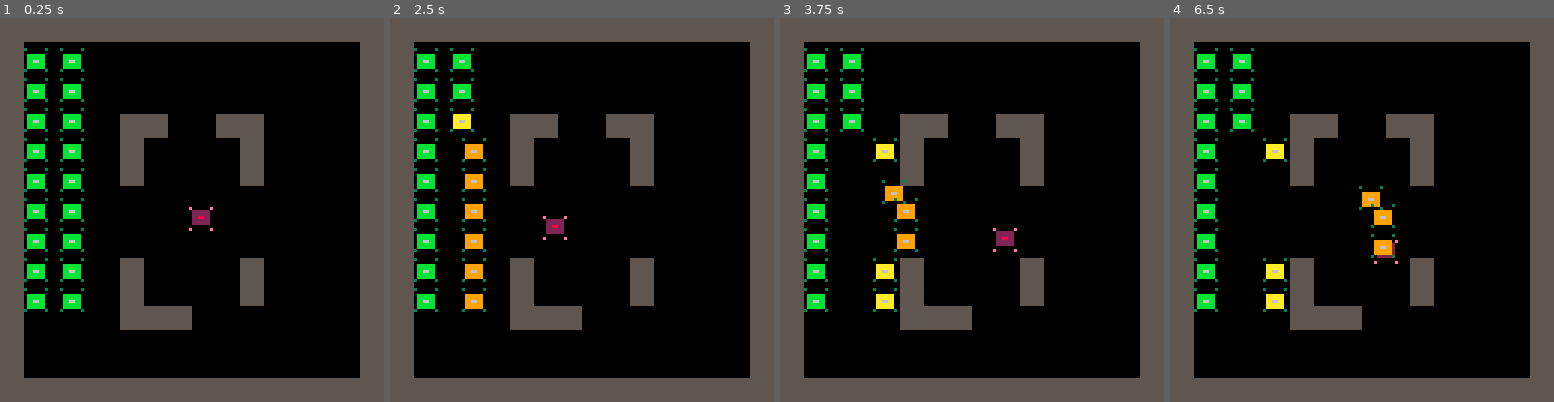
Above: before the commit, frames 1-4 (left to right).
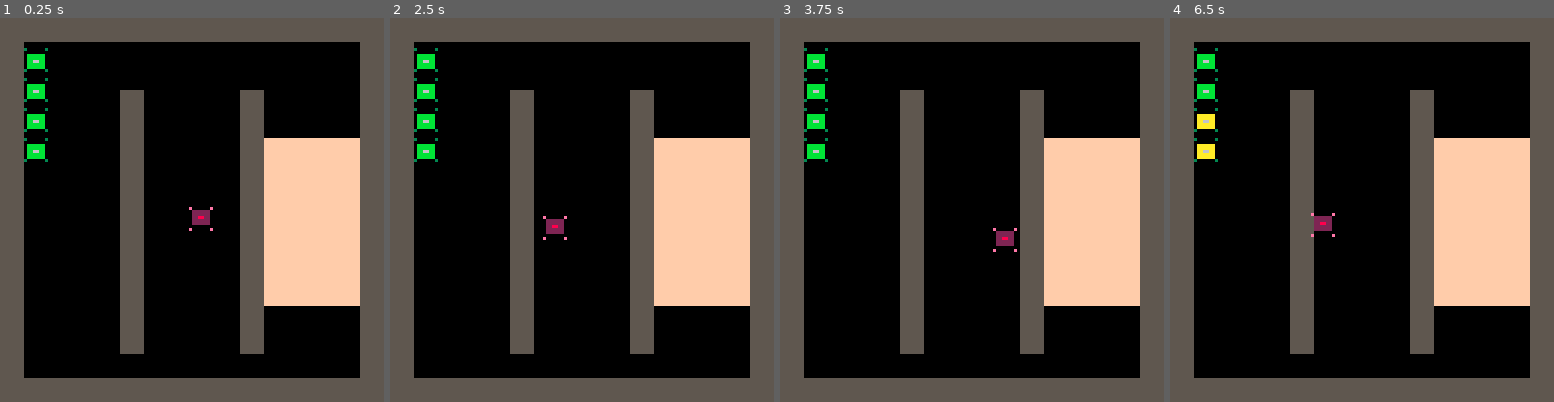
Above: after the commit, the same moments.

Repository: RobertoFreireFerrazPassos/pico8
Game: PICO-8 cartridge pico8topdowntutorial.p8
The game is run twice, just before and just after one commit, with the same random seed, the same clock (stepped at 60 frames per second) and the same inputs.
Inputs:
- Up to frame 1 (0.25 s): no input
- Up to frame 2 (2.5 s): tap O (Z key) at 0.33, 0.7, 1.43, 2.22 s; tap X (X key) at 1.07, 2.07, 2.4 s; hold Left 1.97-2.37 s; hold Down from 2.42 s (still down)
- Up to frame 3 (3.75 s): tap X (X key) every 0.33 s from 2.73 to 3.73 s; release Down at 2.82 s; hold Right 2.87-3.53 s; tap O (Z key) at 3.1 s; hold Up from 3.58 s (still down)
- Up to frame 4 (6.5 s): tap O (Z key) at 3.98, 4.87, 5.75 s; tap X (X key) every 0.33 s from 4.07 to 6.4 s; release Up at 4.08 s; hold Right 4.13-4.53 s; hold Down 4.58-5.08 s; hold Left 5.13-5.8 s; hold Up 5.85-6.18 s; hold Left from 6.23 s (still down)

The runs differ from the first frame. In frame 1, 20% of the frame differs, in the area x 6-94%, y 7-88%; in frame 2, 20%; in frame 3, 19%; in frame 4, 20%.

Commit message:
create next level logic

Diff:
--- a/pico8topdowntutorial.p8
+++ b/pico8topdowntutorial.p8
@@ -2,14 +2,19 @@
 version 41
 __lua__
 function _init()
-	generateenemies()
+
 end
 
 function _update()
+	if nextlv then
+		nextlv=false
+		generatlevel()
+	end
 	foreach(enemies, function(e)
 		e:control()
 	end)
 	p:control()
+	passlevel()
 end
 
 function _draw()
@@ -226,38 +231,49 @@
 			spr(sprt,x,y)
 		end
 })
-
-function generateenemies()
+-->8
+-- levels --
+function generatlevel()
 	enemies={}
 	foreach(levels[crrtlv].enemies, function (e)
 		add(enemies,enemy:new({x=e[1],y=e[2]}))
 	end)
 end
--->8
--- levels --
+
+function passlevel()
+	if levels[crrtlv].pass() then
+		crrtlv+=1
+		nextlv=true
+	end
+end
+
 crrtlv=1
+nextlv=true
 levels = {
 	{
 		enemies={
-			{8,10},
-			{8,20},
-			{8,30},
-			{8,40},
-			{8,50},
-			{8,60},
-			{8,70},
-			{8,80},
-			{8,90},
-			{20,10},
-			{20,20},
-			{20,30},
-			{20,40},
-			{20,50},
-			{20,60},
-			{20,70},
-			{20,80},
-			{20,90}
-		}
+			{8,10},{8,20},{8,30},{8,40},
+			--{8,50},{8,60},{8,70},{8,80},
+			--{20,10},{20,20},{20,30},{20,40},
+			--{20,50},{20,60},{20,70},{20,80},
+		},
+		pass=function()
+			local c=0
+			foreach(enemies, function(e)
+				if pointcollideflag(e.x,e.y,2) then
+					c+=1
+				end
+			end)
+
+			return #enemies == c
+		end
+	},
+	{
+		enemies={
+			{8,10}
+		},
+		pass=function(enemies)
+		end
 	}
 }
 __gfx__
@@ -269,31 +285,31 @@
 00700700022222200bbbbbb000000000000000000000000000000000000000000000000000000000000000000000000000000000000000000000000000000000
 00000000000000000bbbbbb000000000000000000000000000000000000000000000000000000000000000000000000000000000000000000000000000000000
 00000000e000000e3000000300000000000000000000000000000000000000000000000000000000000000000000000000000000000000000000000000000000
-55555555000000000000000000000000000000000000000000000000000000000000000000000000000000000000000000000000000000000000000000000000
-55555555000000000000000000000000000000000000000000000000000000000000000000000000000000000000000000000000000000000000000000000000
-55555555000000000000000000000000000000000000000000000000000000000000000000000000000000000000000000000000000000000000000000000000
-55555555000000000000000000000000000000000000000000000000000000000000000000000000000000000000000000000000000000000000000000000000
-55555555000000000000000000000000000000000000000000000000000000000000000000000000000000000000000000000000000000000000000000000000
-55555555000000000000000000000000000000000000000000000000000000000000000000000000000000000000000000000000000000000000000000000000
-55555555000000000000000000000000000000000000000000000000000000000000000000000000000000000000000000000000000000000000000000000000
-55555555000000000000000000000000000000000000000000000000000000000000000000000000000000000000000000000000000000000000000000000000
+55555555ffffffff0000000000000000000000000000000000000000000000000000000000000000000000000000000000000000000000000000000000000000
+55555555ffffffff0000000000000000000000000000000000000000000000000000000000000000000000000000000000000000000000000000000000000000
+55555555ffffffff0000000000000000000000000000000000000000000000000000000000000000000000000000000000000000000000000000000000000000
+55555555ffffffff0000000000000000000000000000000000000000000000000000000000000000000000000000000000000000000000000000000000000000
+55555555ffffffff0000000000000000000000000000000000000000000000000000000000000000000000000000000000000000000000000000000000000000
+55555555ffffffff0000000000000000000000000000000000000000000000000000000000000000000000000000000000000000000000000000000000000000
+55555555ffffffff0000000000000000000000000000000000000000000000000000000000000000000000000000000000000000000000000000000000000000
+55555555ffffffff0000000000000000000000000000000000000000000000000000000000000000000000000000000000000000000000000000000000000000
 __gff__
-0000000000000000000000000000000001000000000000000000000000000000000000000000000000000000000000000000000000000000000000000000000000000000000000000000000000000000000000000000000000000000000000000000000000000000000000000000000000000000000000000000000000000000
+0000000000000000000000000000000001020000000000000000000000000000000000000000000000000000000000000000000000000000000000000000000000000000000000000000000000000000000000000000000000000000000000000000000000000000000000000000000000000000000000000000000000000000
 0000000000000000000000000000000000000000000000000000000000000000000000000000000000000000000000000000000000000000000000000000000000000000000000000000000000000000000000000000000000000000000000000000000000000000000000000000000000000000000000000000000000000000
 __map__
 1010101010101010101010101010101000000000000000000000000000000000000000000000000000000000000000000000000000000000000000000000000000000000000000000000000000000000000000000000000000000000000000000000000000000000000000000000000000000000000000000000000000000000
 1000000000000000000000000000001000000000000000000000000000000000000000000000000000000000000000000000000000000000000000000000000000000000000000000000000000000000000000000000000000000000000000000000000000000000000000000000000000000000000000000000000000000000
 1000000000000000000000000000001000000000000000000000000000000000000000000000000000000000000000000000000000000000000000000000000000000000000000000000000000000000000000000000000000000000000000000000000000000000000000000000000000000000000000000000000000000000
-1000000000000000000000000000001000000000000000000000000000000000000000000000000000000000000000000000000000000000000000000000000000000000000000000000000000000000000000000000000000000000000000000000000000000000000000000000000000000000000000000000000000000000
-1000000000101000001010000000001000000000000000000000000000000000000000000000000000000000000000000000000000000000000000000000000000000000000000000000000000000000000000000000000000000000000000000000000000000000000000000000000000000000000000000000000000000000
+1000000000100000000010000000001000000000000000000000000000000000000000000000000000000000000000000000000000000000000000000000000000000000000000000000000000000000000000000000000000000000000000000000000000000000000000000000000000000000000000000000000000000000
+1000000000100000000010000000001000000000000000000000000000000000000000000000000000000000000000000000000000000000000000000000000000000000000000000000000000000000000000000000000000000000000000000000000000000000000000000000000000000000000000000000000000000000
+1000000000100000000010111111111000000000000000000000000000000000000000000000000000000000000000000000000000000000000000000000000000000000000000000000000000000000000000000000000000000000000000000000000000000000000000000000000000000000000000000000000000000000
+1000000000100000000010111111111000000000000000000000000000000000000000000000000000000000000000000000000000000000000000000000000000000000000000000000000000000000000000000000000000000000000000000000000000000000000000000000000000000000000000000000000000000000
+1000000000100000000010111111111000000000000000000000000000000000000000000000000000000000000000000000000000000000000000000000000000000000000000000000000000000000000000000000000000000000000000000000000000000000000000000000000000000000000000000000000000000000
+1000000000100000000010111111111000000000000000000000000000000000000000000000000000000000000000000000000000000000000000000000000000000000000000000000000000000000000000000000000000000000000000000000000000000000000000000000000000000000000000000000000000000000
+1000000000100000000010111111111000000000000000000000000000000000000000000000000000000000000000000000000000000000000000000000000000000000000000000000000000000000000000000000000000000000000000000000000000000000000000000000000000000000000000000000000000000000
+1000000000100000000010111111111000000000000000000000000000000000000000000000000000000000000000000000000000000000000000000000000000000000000000000000000000000000000000000000000000000000000000000000000000000000000000000000000000000000000000000000000000000000
+1000000000100000000010111111111000000000000000000000000000000000000000000000000000000000000000000000000000000000000000000000000000000000000000000000000000000000000000000000000000000000000000000000000000000000000000000000000000000000000000000000000000000000
 1000000000100000000010000000001000000000000000000000000000000000000000000000000000000000000000000000000000000000000000000000000000000000000000000000000000000000000000000000000000000000000000000000000000000000000000000000000000000000000000000000000000000000
 1000000000100000000010000000001000000000000000000000000000000000000000000000000000000000000000000000000000000000000000000000000000000000000000000000000000000000000000000000000000000000000000000000000000000000000000000000000000000000000000000000000000000000
 1000000000000000000000000000001000000000000000000000000000000000000000000000000000000000000000000000000000000000000000000000000000000000000000000000000000000000000000000000000000000000000000000000000000000000000000000000000000000000000000000000000000000000
-1000000000000000000000000000001000000000000000000000000000000000000000000000000000000000000000000000000000000000000000000000000000000000000000000000000000000000000000000000000000000000000000000000000000000000000000000000000000000000000000000000000000000000
-1000000000000000000000000000001000000000000000000000000000000000000000000000000000000000000000000000000000000000000000000000000000000000000000000000000000000000000000000000000000000000000000000000000000000000000000000000000000000000000000000000000000000000
-1000000000100000000010000000001000000000000000000000000000000000000000000000000000000000000000000000000000000000000000000000000000000000000000000000000000000000000000000000000000000000000000000000000000000000000000000000000000000000000000000000000000000000
-1000000000100000000010000000001000000000000000000000000000000000000000000000000000000000000000000000000000000000000000000000000000000000000000000000000000000000000000000000000000000000000000000000000000000000000000000000000000000000000000000000000000000000
-1000000000101010000000000000001000000000000000000000000000000000000000000000000000000000000000000000000000000000000000000000000000000000000000000000000000000000000000000000000000000000000000000000000000000000000000000000000000000000000000000000000000000000
-1000000000000000000000000000001000000000000000000000000000000000000000000000000000000000000000000000000000000000000000000000000000000000000000000000000000000000000000000000000000000000000000000000000000000000000000000000000000000000000000000000000000000000
-1000000000000000000000000000001000000000000000000000000000000000000000000000000000000000000000000000000000000000000000000000000000000000000000000000000000000000000000000000000000000000000000000000000000000000000000000000000000000000000000000000000000000000
 1010101010101010101010101010101000000000000000000000000000000000000000000000000000000000000000000000000000000000000000000000000000000000000000000000000000000000000000000000000000000000000000000000000000000000000000000000000000000000000000000000000000000000
